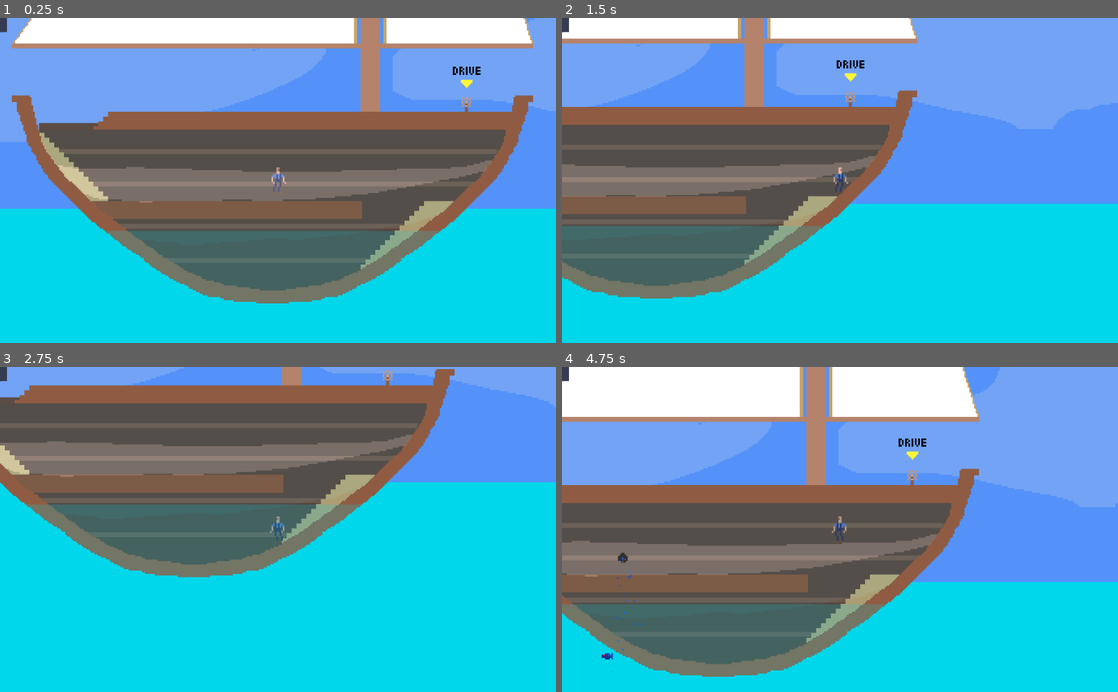
Above: before the commit, frames 1-4 (two rows, left to right).
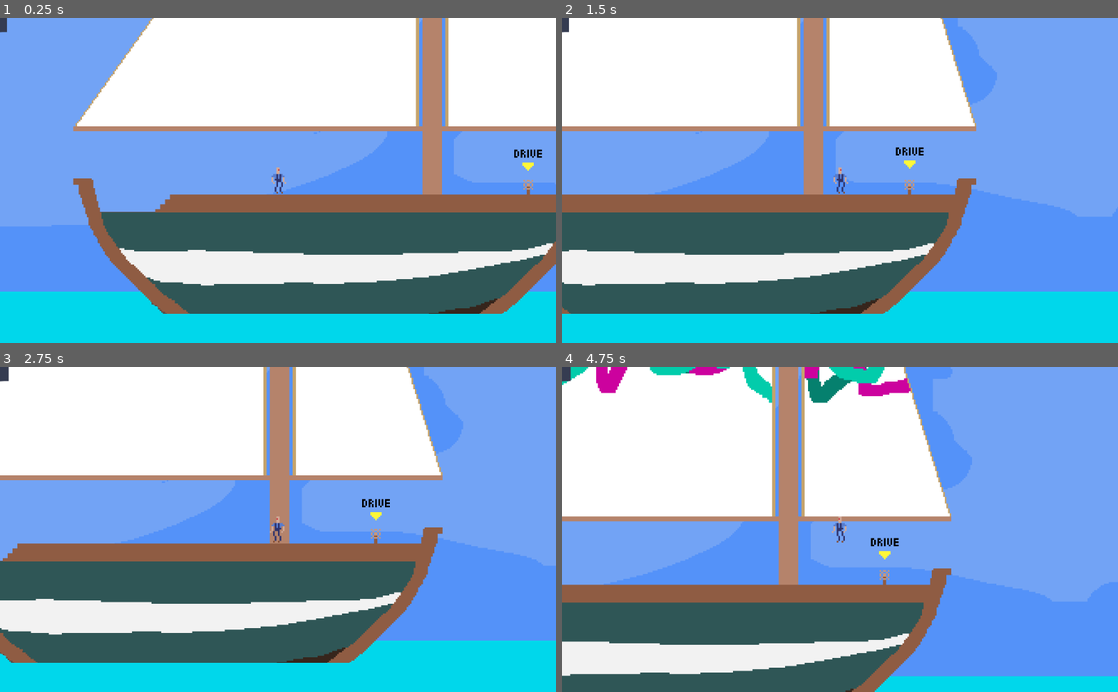
Above: after the commit, the same moments.

Repository: devsebb/HullHole
Game: Godot game, scene res://World.tscn
Two runs of this game, one before a commit and one after it. Both use one fixed random seed, a clock stepped at 60 frames per second and the inputs below. The engine's default icon, where the game draws it, is replaced by a stand-in: a white triangle on a blue panel in a dark square.
Inputs:
- Up to frame 1 (0.25 s): no input
- Up to frame 2 (1.5 s): hold Z (player_patch_hole) 0.53-1.28 s; hold Right (player_right) from 0.53 s (still down); tap Up (player_jump) at 0.77 s; tap Z (player_patch_hole) at 1.35 s
- Up to frame 3 (2.75 s): tap Up (player_jump) at 1.52 s; release Right (player_right) at 2.03 s; hold Left (player_left) from 2.03 s (still down); hold Z (player_patch_hole) from 2.03 s (still down)
- Up to frame 4 (4.75 s): release Left (player_left) at 2.78 s; release Z (player_patch_hole) at 2.78 s; hold Right (player_right) 2.78-4.28 s; tap Z (player_patch_hole) at 2.85, 4.35 s; tap Up (player_jump) at 3.02, 3.77, 4.52 s; hold Z (player_patch_hole) 3.53-4.28 s; hold Left (player_left) from 4.28 s (still down)

The runs differ from the first frame. In frame 1, 74% of the frame differs, in the area x 0-100%, y 0-92%; in frame 2, 72%; in frame 3, 86%; in frame 4, 76%.

Commit message:
That's a game

Diff:
--- a/Entities/Fish/Fish.gd
+++ b/Entities/Fish/Fish.gd
@@ -20,6 +20,7 @@
 var bite_activated = false
 
 var flip_time = 60
+var original_y = 0
 
 func _ready():
 	rng.randomize()
@@ -37,6 +38,7 @@
 		dest = Vector2(-150, 350)
 
 	dest += Vector2(rng.randi_range(-100, 100), rng.randi_range(-100, 100))
+	original_y = dest.y
 	#	var centerpos = Vector2(0,0)#targetShape.position #+ targetArea.position
 
 #	var size = targetArea.shape.extents
@@ -46,6 +48,9 @@
 
 func _physics_process(delta):
 	#var vector = (positionInArea - self.global_position).normalized()
+	if destType == 1:
+		dest.y = original_y + ship.position_diff_calc
+
 	var diffVec = Vector2(dest.x + rng.randi_range(-250, 250), dest.y + rng.randi_range(-250, 250))
 	move_and_slide(diffVec - self.global_position)
 
@@ -56,7 +61,8 @@
 
 	if abs(self.global_position.x - dest.x) < 50 and abs(self.global_position.y - dest.y) < 50:
 		if destType == 1 and time_to_bite <= 0:
-			dest = Vector2(rng.randi_range(-1000, 1000), rng.randi_range(1000, 2000))
+			dest = Vector2(rng.randi_range(-1000, 1000 + ship.position_diff_calc),
+							rng.randi_range(1000, 2000 + ship.position_diff_calc))
 			flip_time = 0
 			destType = 2
 		elif destType == 2:
@@ -76,5 +82,5 @@
 	biteSound.play()
 	var child = hole.instance()
 	child.global_position = self.global_position
-	child.global_position.y -= 200
+	child.global_position.y -= (200 + ship.position_diff_calc)
 	ship.add_child(child)
--- a/Entities/Player/Player.gd
+++ b/Entities/Player/Player.gd
@@ -9,9 +9,11 @@
 
 onready var wheel = preload("res://Entities/Ship/Wheel.tscn")
 onready var distance_bar = $UI/Sprite
+onready var world = get_node("/root/World")
+onready var victory_screen = preload("res://Screens/Victory.tscn")
 
 var drive_distance = 0.0
-var drive_goal = 10000.0
+var drive_goal = 3100.0
 
 func _physics_process(delta):
 	handle_movement(delta)
@@ -25,6 +27,13 @@
 		veloc.y = -500
 	else:
 		veloc.y += input_vec.y
+
+	if drive_distance / drive_goal >= 1:
+		for n in world.get_children():
+			world.remove_child(n)
+			n.queue_free()
+
+		world.add_child(victory_screen.instance())
 
 	move_and_slide(veloc , Vector2(0, -1))
 
@@ -44,8 +53,6 @@
 		if is_on_floor():
 			input_vec += Vector2(0, 1)
 	if Input.is_action_pressed("player_patch_hole"):
-		print(repair_collider.holes)
-
 		for elem in repair_collider.holes:
 			if elem.get_filename() == wheel.get_path():
 				drive()
@@ -58,7 +65,7 @@
 	else:
 		veloc.y = 0
 
-	if self.global_position.y >= 250:
+	if self.global_position.y >= (250 + ship.position_diff_calc):
 		ship.trigger_transparent_transition(true)
 	else:
 		ship.trigger_transparent_transition(false)
--- a/Entities/Player/Player.tscn
+++ b/Entities/Player/Player.tscn
@@ -28,7 +28,6 @@
 [node name="AnimatedSprite" type="AnimatedSprite" parent="."]
 scale = Vector2( 3, 3 )
 frames = SubResource( 1 )
-frame = 2
 playing = true
 
 [node name="Camera2D" type="Camera2D" parent="."]
--- a/Entities/Ship/Ship.gd
+++ b/Entities/Ship/Ship.gd
@@ -2,6 +2,10 @@
 
 onready var outer_hull = $frame3
 onready var msg = $drivemsg
+onready var hole = preload("res://Entities/Hole/Hole.tscn")
+onready var water_level = $frame3/ocean_front
+onready var world = get_node("/root/World")
+onready var loss_screen = preload("res://Screens/Defeat.tscn")
 #var framesTilReset = 100
 #var cycleDir = -1
 
@@ -13,6 +17,14 @@
 var msgcycle = 5
 var dir = -1
 var step = 15
+var damage = 0
+var starting_y = 0
+var water_starting_y = 0
+var position_diff_calc = 0
+
+func _ready():
+	starting_y = self.position.y
+	water_starting_y = water_level.global_position.y
 
 func _physics_process(delta):
 	step -= 1
@@ -20,6 +32,21 @@
 		step = 15
 		cycle_msg()
 
+	damage = 0
+	for elem in self.get_children():
+		if elem.get_filename() == hole.get_path():
+			damage += 1
+
+	self.position.y = starting_y + (damage * 10)
+	position_diff_calc = self.position.y - starting_y
+	water_level.global_position.y = water_starting_y
+
+	if damage == 27:
+		for n in world.get_children():
+			world.remove_child(n)
+			n.queue_free()
+
+		world.add_child(loss_screen.instance())
 	#if cycleDir == 1:
 		#veloc = Vector2(0, -20)
 	#else:
--- a/Entities/Ship/Ship.tscn
+++ b/Entities/Ship/Ship.tscn
@@ -27,7 +27,7 @@
 texture = ExtResource( 1 )
 
 [node name="frame1" type="Sprite" parent="frame2"]
-position = Vector2( -0.555725, -3.76514 )
+position = Vector2( -2.22239, -0.0984759 )
 z_index = -1
 texture = ExtResource( 2 )
 
--- /dev/null
+++ b/Screens/Defeat.gd
@@ -0,0 +1,10 @@
+extends Node2D
+
+# hehe get got
+var wait_timer = 300
+
+func _physics_process(delta):
+	wait_timer -= 1
+
+	if Input.is_action_pressed("player_patch_hole") && wait_timer <= 0:
+		get_tree().reload_current_scene()
--- /dev/null
+++ b/Screens/Defeat.tscn
@@ -0,0 +1,159 @@
+[gd_scene load_steps=13 format=2]
+
+[ext_resource path="res://Screens/Defeat.gd" type="Script" id=1]
+[ext_resource path="res://Entities/Ship/ocean_front.png" type="Texture" id=2]
+[ext_resource path="res://Entities/Player/frame3.png" type="Texture" id=3]
+[ext_resource path="res://Entities/Player/frame2.png" type="Texture" id=4]
+[ext_resource path="res://Entities/Player/frame1.png" type="Texture" id=5]
+[ext_resource path="res://Entities/Player/frame4.png" type="Texture" id=6]
+[ext_resource path="res://Entities/Fish/frame2.png" type="Texture" id=7]
+[ext_resource path="res://Entities/Fish/frame1.png" type="Texture" id=8]
+[ext_resource path="res://Entities/Ship/frame2.png" type="Texture" id=9]
+
+[sub_resource type="SpriteFrames" id=1]
+animations = [ {
+"frames": [ ExtResource( 5 ), ExtResource( 4 ), ExtResource( 3 ), ExtResource( 6 ) ],
+"loop": true,
+"name": "default",
+"speed": 1.0
+} ]
+
+[sub_resource type="SpriteFrames" id=2]
+animations = [ {
+"frames": [ ExtResource( 8 ), ExtResource( 7 ) ],
+"loop": true,
+"name": "default",
+"speed": 5.0
+} ]
+
+[sub_resource type="ParticlesMaterial" id=3]
+flag_disable_z = true
+spread = 180.0
+flatness = 0.84
+gravity = Vector3( 0, 98, 0 )
+initial_velocity = 10.0
+initial_velocity_random = 1.0
+orbit_velocity = 0.0
+orbit_velocity_random = 0.0
+color = Color( 1, 0, 0, 1 )
+
+[node name="Node2D" type="Node2D"]
+script = ExtResource( 1 )
+
+[node name="RichTextLabel" type="RichTextLabel" parent="."]
+margin_left = 411.202
+margin_top = 284.908
+margin_right = 659.202
+margin_bottom = 324.908
+text = "You lose! Press Z to restart!"
+__meta__ = {
+"_edit_use_anchors_": false
+}
+
+[node name="ocean_front" type="Sprite" parent="."]
+position = Vector2( 437.282, 433.762 )
+scale = Vector2( 10, 10 )
+z_index = -4096
+texture = ExtResource( 2 )
+
+[node name="AnimatedSprite" type="AnimatedSprite" parent="."]
+position = Vector2( 495.494, 177.904 )
+rotation = 4.71239
+scale = Vector2( 3, 3 )
+frames = SubResource( 1 )
+frame = 3
+playing = true
+
+[node name="AnimatedSprite2" type="AnimatedSprite" parent="."]
+position = Vector2( 356.47, 144.055 )
+rotation = 0.261799
+scale = Vector2( 3, 3 )
+frames = SubResource( 2 )
+frame = 1
+playing = true
+
+[node name="AnimatedSprite3" type="AnimatedSprite" parent="."]
+position = Vector2( 377.556, 181.615 )
+scale = Vector2( 8, 8 )
+frames = SubResource( 2 )
+frame = 1
+playing = true
+
+[node name="Particles2D" type="Particles2D" parent="AnimatedSprite3"]
+position = Vector2( 2.50583, -0.494724 )
+process_material = SubResource( 3 )
+
+[node name="AnimatedSprite11" type="AnimatedSprite" parent="."]
+position = Vector2( 317.036, 265.176 )
+rotation = -0.261799
+scale = Vector2( 3, 3 )
+frames = SubResource( 2 )
+frame = 1
+playing = true
+
+[node name="AnimatedSprite12" type="AnimatedSprite" parent="."]
+position = Vector2( 286.242, 120.168 )
+rotation = 0.139626
+scale = Vector2( 3, 3 )
+frames = SubResource( 2 )
+playing = true
+
+[node name="AnimatedSprite4" type="AnimatedSprite" parent="."]
+position = Vector2( 591.716, 240.02 )
+rotation = 0.418879
+scale = Vector2( 3, 3 )
+frames = SubResource( 2 )
+frame = 1
+playing = true
+flip_h = true
+
+[node name="AnimatedSprite5" type="AnimatedSprite" parent="."]
+position = Vector2( 593.378, 174.734 )
+scale = Vector2( 3, 3 )
+frames = SubResource( 2 )
+frame = 1
+playing = true
+flip_h = true
+
+[node name="AnimatedSprite9" type="AnimatedSprite" parent="."]
+position = Vector2( 673.914, 132.979 )
+scale = Vector2( 3, 3 )
+frames = SubResource( 2 )
+playing = true
+flip_h = true
+
+[node name="AnimatedSprite10" type="AnimatedSprite" parent="."]
+position = Vector2( 666.816, 245.572 )
+rotation = 0.523599
+scale = Vector2( 3, 3 )
+frames = SubResource( 2 )
+playing = true
+flip_h = true
+
+[node name="AnimatedSprite6" type="AnimatedSprite" parent="."]
+position = Vector2( 491.454, 112.799 )
+rotation = 1.5708
+scale = Vector2( 3, 3 )
+frames = SubResource( 2 )
+playing = true
+
+[node name="AnimatedSprite7" type="AnimatedSprite" parent="."]
+position = Vector2( 413.892, 77.3419 )
+rotation = 1.25664
+scale = Vector2( 3, 3 )
+frames = SubResource( 2 )
+frame = 1
+playing = true
+
+[node name="AnimatedSprite8" type="AnimatedSprite" parent="."]
+position = Vector2( 585.637, 67.3695 )
+rotation = 1.78024
+scale = Vector2( 3, 3 )
+frames = SubResource( 2 )
+frame = 1
+playing = true
+
+[node name="frame2" type="Sprite" parent="."]
+position = Vector2( 52.577, 1072.11 )
+scale = Vector2( 3, 3 )
+texture = ExtResource( 9 )
--- /dev/null
+++ b/Screens/Victory.gd
@@ -0,0 +1,9 @@
+extends Node2D
+
+var wait_timer = 120
+
+func _physics_process(delta):
+	wait_timer -= 1
+
+	if Input.is_action_pressed("player_patch_hole") && wait_timer <= 0:
+		get_tree().reload_current_scene()
--- /dev/null
+++ b/Screens/Victory.tscn
@@ -0,0 +1,69 @@
+[gd_scene load_steps=13 format=2]
+
+[ext_resource path="res://Screens/Victory.gd" type="Script" id=1]
+[ext_resource path="res://Entities/Player/frame3.png" type="Texture" id=2]
+[ext_resource path="res://Entities/Player/frame2.png" type="Texture" id=3]
+[ext_resource path="res://Entities/Player/frame1.png" type="Texture" id=4]
+[ext_resource path="res://Entities/Player/frame4.png" type="Texture" id=5]
+[ext_resource path="res://Entities/Ship/ocean_front.png" type="Texture" id=6]
+[ext_resource path="res://frame1.png" type="Texture" id=7]
+[ext_resource path="res://Entities/Ship/frame2.png" type="Texture" id=8]
+[ext_resource path="res://Entities/Ship/frame1.png" type="Texture" id=9]
+[ext_resource path="res://Entities/Ship/frame3.png" type="Texture" id=10]
+[ext_resource path="res://Screens/victory_animation.gd" type="Script" id=11]
+
+[sub_resource type="SpriteFrames" id=1]
+animations = [ {
+"frames": [ ExtResource( 4 ), ExtResource( 3 ), ExtResource( 2 ), ExtResource( 5 ) ],
+"loop": true,
+"name": "default",
+"speed": 5.0
+} ]
+
+[node name="Node2D" type="Node2D"]
+script = ExtResource( 1 )
+
+[node name="RichTextLabel" type="RichTextLabel" parent="."]
+margin_left = 436.0
+margin_top = 214.0
+margin_right = 1007.0
+margin_bottom = 250.0
+text = "You win! Press Z to restart!"
+__meta__ = {
+"_edit_use_anchors_": false
+}
+
+[node name="frame1" type="Sprite" parent="."]
+position = Vector2( -481.868, 180.687 )
+scale = Vector2( 3, 3 )
+z_index = -1000
+texture = ExtResource( 7 )
+offset = Vector2( 287.704, 24.6483 )
+
+[node name="frame2" type="Sprite" parent="."]
+position = Vector2( -675.641, -132.782 )
+scale = Vector2( 3, 3 )
+z_index = -10
+texture = ExtResource( 8 )
+script = ExtResource( 11 )
+
+[node name="frame3" type="Sprite" parent="frame2"]
+position = Vector2( -1.75816, -3.51617 )
+scale = Vector2( 1, 1 )
+z_index = -1
+texture = ExtResource( 9 )
+
+[node name="frame4" type="Sprite" parent="frame2"]
+position = Vector2( -0.0915527, 0.747295 )
+texture = ExtResource( 10 )
+
+[node name="AnimatedSprite" type="AnimatedSprite" parent="frame2"]
+position = Vector2( 119.051, 130.088 )
+z_index = -1
+frames = SubResource( 1 )
+frame = 2
+playing = true
+
+[node name="ocean_front" type="Sprite" parent="frame2"]
+position = Vector2( 21.2853, 375.429 )
+texture = ExtResource( 6 )
--- /dev/null
+++ b/Screens/victory_animation.gd
@@ -0,0 +1,5 @@
+extends Sprite
+
+
+func _physics_process(delta):
+	self.position.x += 1
--- a/World.tscn
+++ b/World.tscn
@@ -9,7 +9,7 @@
 position = Vector2( 83.0178, 45.2824 )
 
 [node name="Player" parent="." instance=ExtResource( 1 )]
-position = Vector2( -65.7237, 300.235 )
+position = Vector2( -178.774, 181.485 )
 
 [node name="Ship" parent="." instance=ExtResource( 2 )]
 position = Vector2( -69.0964, 167.731 )
--- a/project.godot
+++ b/project.godot
@@ -17,7 +17,11 @@
 
 config/name="HullHole"
 run/main_scene="res://World.tscn"
-config/icon="res://icon.png"
+config/icon="res://icon.jpg"
+
+[display]
+
+window/size/resizable=false
 
 [input]
 
Binary file added: icon.jpg
Not shown, added: icon.jpg.import
Binary file added: progress.jpg
Not shown, added: progress.jpg.import
